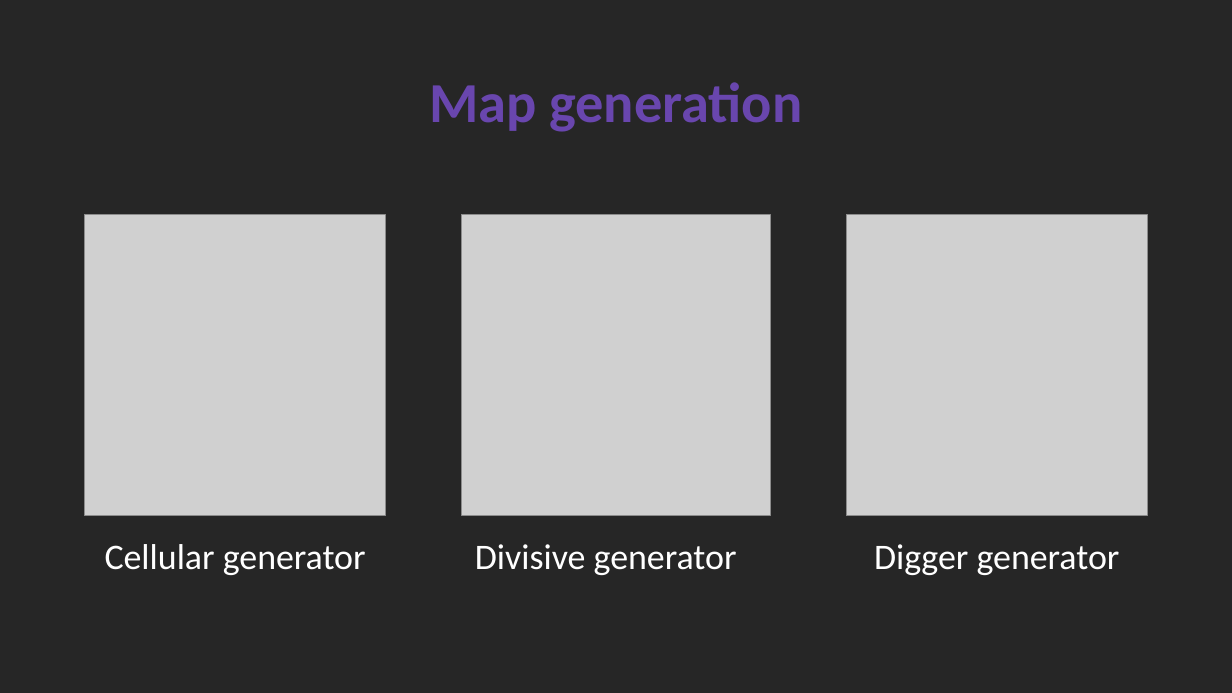
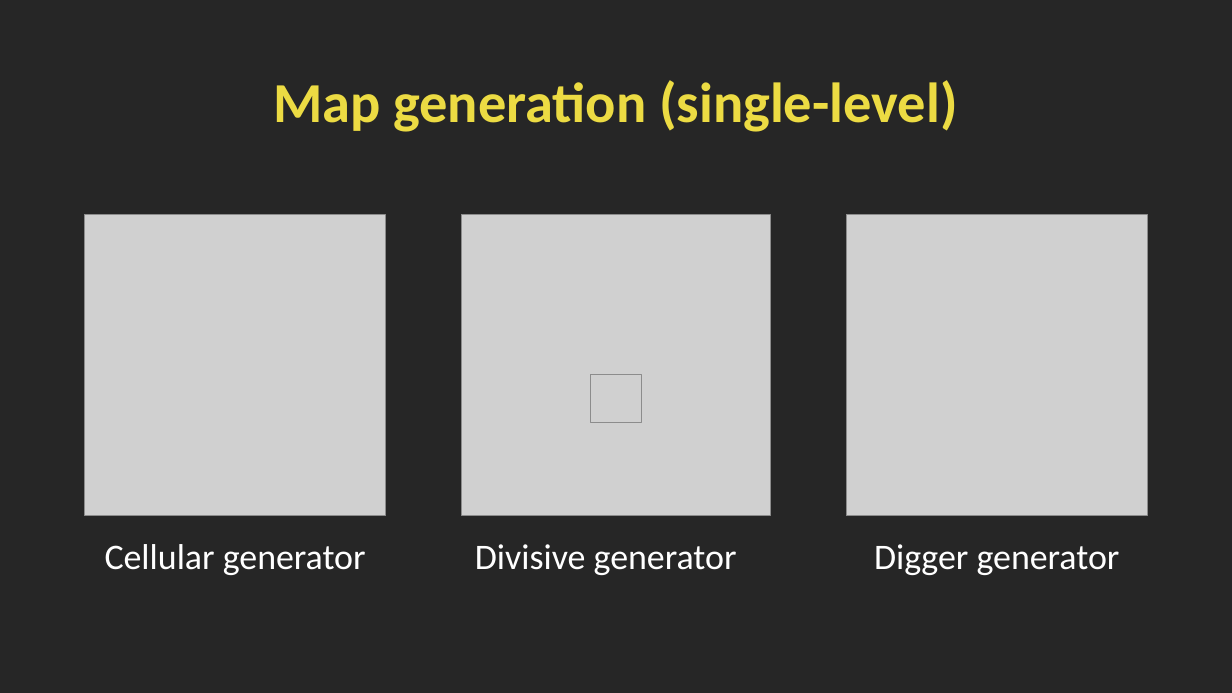
Before and after one commit to SimoDedo/ProjectArena, a slide deck: slide 7 of Presentation/An Online Framework for User-Based Analysis of Maps in First Person Shooters.pptx (slide 6 before the commit). Drawn at 1232x693 pixels with LibreOffice and Linux fonts; fonts in the diff are those of the drawing; grey boxes stand for pictures. Boxes give left, top, right and bottom in pixels: in the first picture for what was removed or moved away, otherwise in the second. Text is boxed around its words. In the diff, an @@ line names an element or a change of style, - is before the commit and + after.

```diff
--- a/Presentation/An Online Framework for User-Based Analysis of Maps in First Person Shooters.pptx
+++ b/Presentation/An Online Framework for User-Based Analysis of Maps in First Person Shooters.pptx
@@ title at box(273, 80, 957, 132): text changed; text colour #6946AE to #ECDB43 @@
-Map generation
+Map generation (single-level)
@@ picture added at box(591, 374, 642, 422) @@
```
Also in this commit, not shown: 15 other slides changed, 3 slides added, 3 slides removed, 6 other files.
